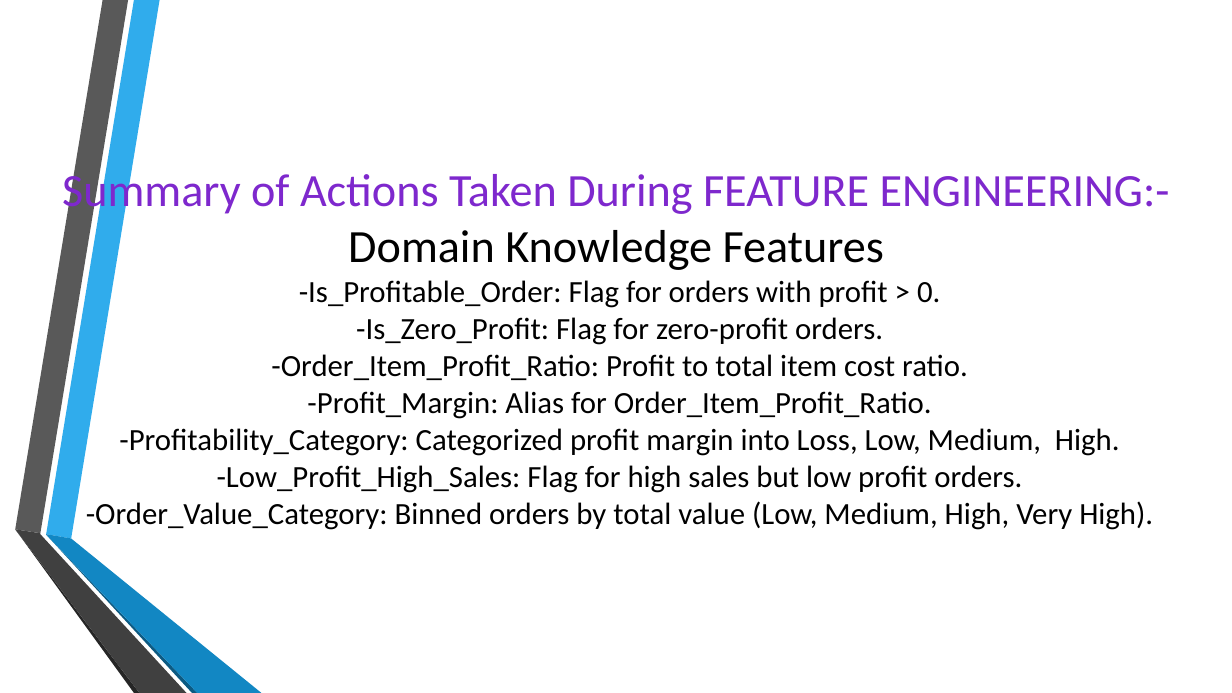
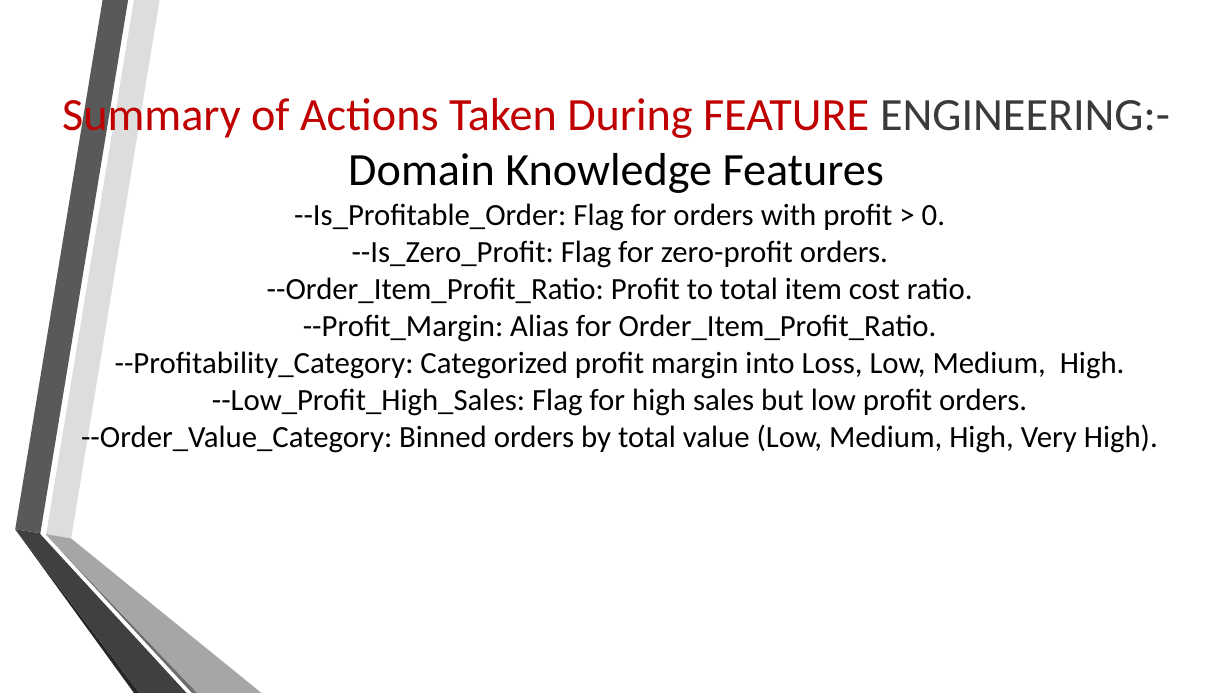
Before and after one commit to mariam530/supply-chain-project, a slide deck: slide 13 of New Microsoft PowerPoint Presentation.pptx. Drawn at 1232x693 pixels with LibreOffice and Linux fonts; fonts in the diff are those of the drawing; background and template pictures are left out. Boxes give left, top, right and bottom in pixels: in the first picture for what was removed or moved away, otherwise in the second. Text is boxed around its words. In the diff, an @@ line names an element or a change of style, - is before the commit and + after.

```diff
--- a/New Microsoft PowerPoint Presentation.pptx
+++ b/New Microsoft PowerPoint Presentation.pptx
@@ freeform shape at (46, 0, 160, 539): fill #30ACEC to #DDDDDD @@
@@ title at (62, 91, 1170, 453): text changed @@
-Summary of Actions Taken During FEATURE ENGINEERING:-
-Domain Knowledge Features
--Is_Profitable_Order: Flag for orders with profit > 0.
--Is_Zero_Profit: Flag for zero-profit orders.
--Order_Item_Profit_Ratio: Profit to total item cost ratio.
--Profit_Margin: Alias for Order_Item_Profit_Ratio.
--Profitability_Category: Categorized profit margin into Loss, Low, Medium, High.
--Low_Profit_High_Sales: Flag for high sales but low profit orders.
--Order_Value_Category: Binned orders by total value (Low, Medium, High, Very High).
+Summary of Actions Taken During FEATURE ENGINEERING:-
+Domain Knowledge Features
+--Is_Profitable_Order: Flag for orders with profit > 0.
+--Is_Zero_Profit: Flag for zero-profit orders.
+--Order_Item_Profit_Ratio: Profit to total item cost ratio.
+--Profit_Margin: Alias for Order_Item_Profit_Ratio.
+--Profitability_Category: Categorized profit margin into Loss, Low, Medium, High.
+--Low_Profit_High_Sales: Flag for high sales but low profit orders.
+--Order_Value_Category: Binned orders by total value (Low, Medium, High, Very High).
@@ freeform shape at (46, 535, 198, 693): fill #0C5A82 to #6E6E6E @@
@@ freeform shape at (46, 534, 262, 693): fill #1287C3 to #A6A6A6 @@
```
Also in this commit, not shown: 33 other slides changed, 5 slides added.
